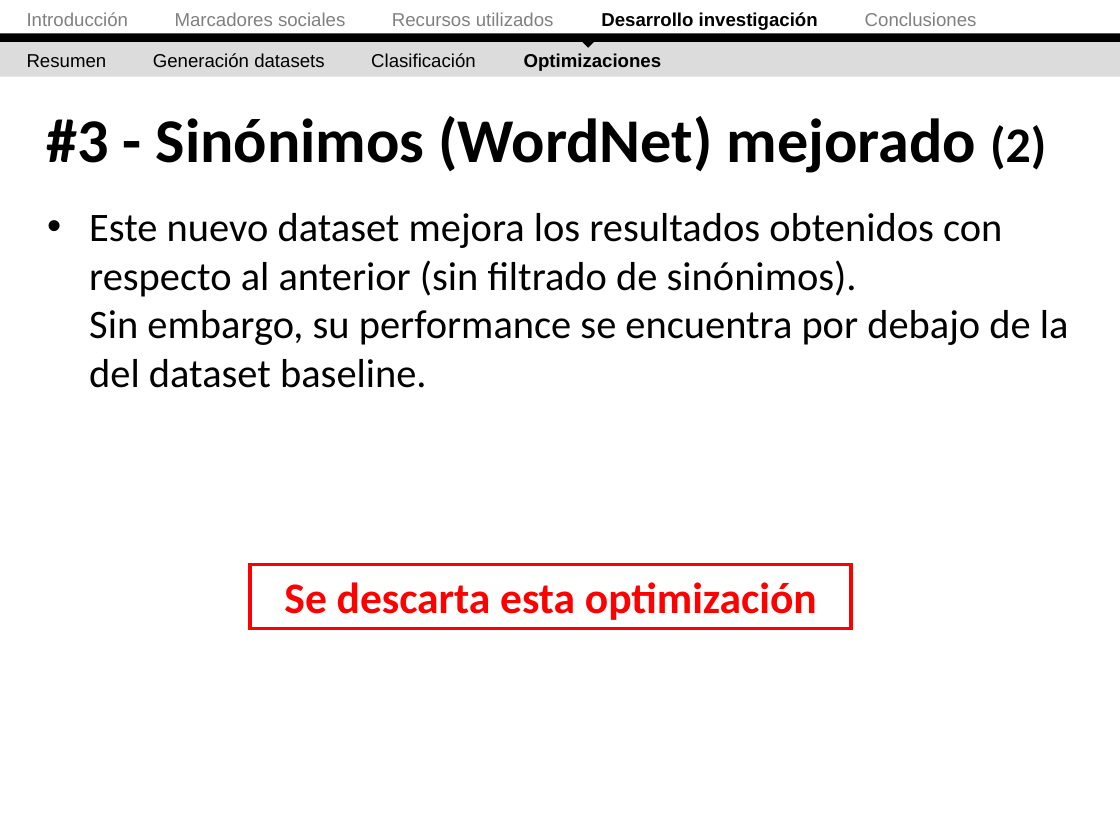
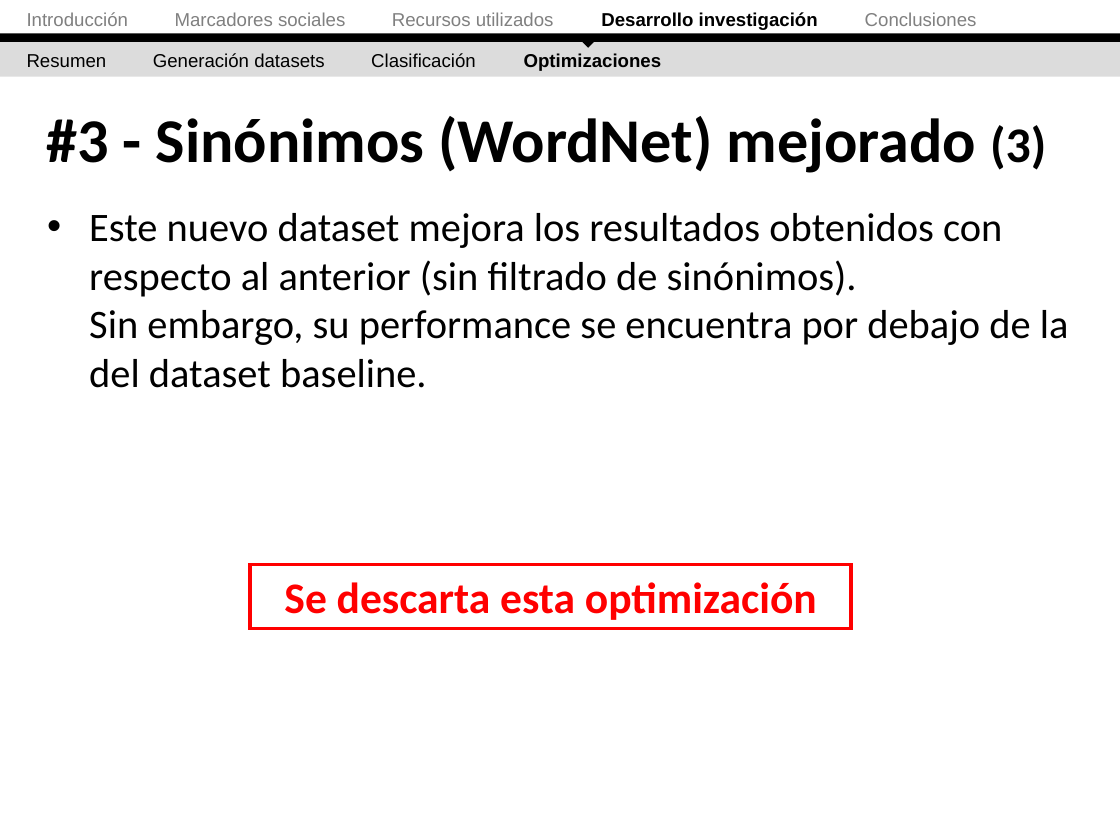
Before and after one commit to ak907kenai/nicotournetesis, a slide deck: slide 60 of docs_trunk/Presentación/Nicolás Tourné - Presentación Tesis (v2.1).ppt (slide 57 before the commit). Drawn at 1120x840 pixels with LibreOffice and Linux fonts; fonts in the diff are those of the drawing. Boxes give left, top, right and bottom in pixels: in the first picture for what was removed or moved away, otherwise in the second. Text is boxed around its words. In the diff, an @@ line names an element or a change of style, - is before the commit and + after.

```diff
--- a/docs_trunk/Presentación/Nicolás Tourné - Presentación Tesis (v2.1).ppt
+++ b/docs_trunk/Presentación/Nicolás Tourné - Presentación Tesis (v2.1).ppt
@@ title at bbox=[46, 116, 1046, 173]: text changed @@
-#3 - Sinónimos (WordNet) mejorado (2)
+#3 - Sinónimos (WordNet) mejorado (3)
```
Also in this commit, not shown: 20 other slides changed, 6 slides added, 1 other file.
